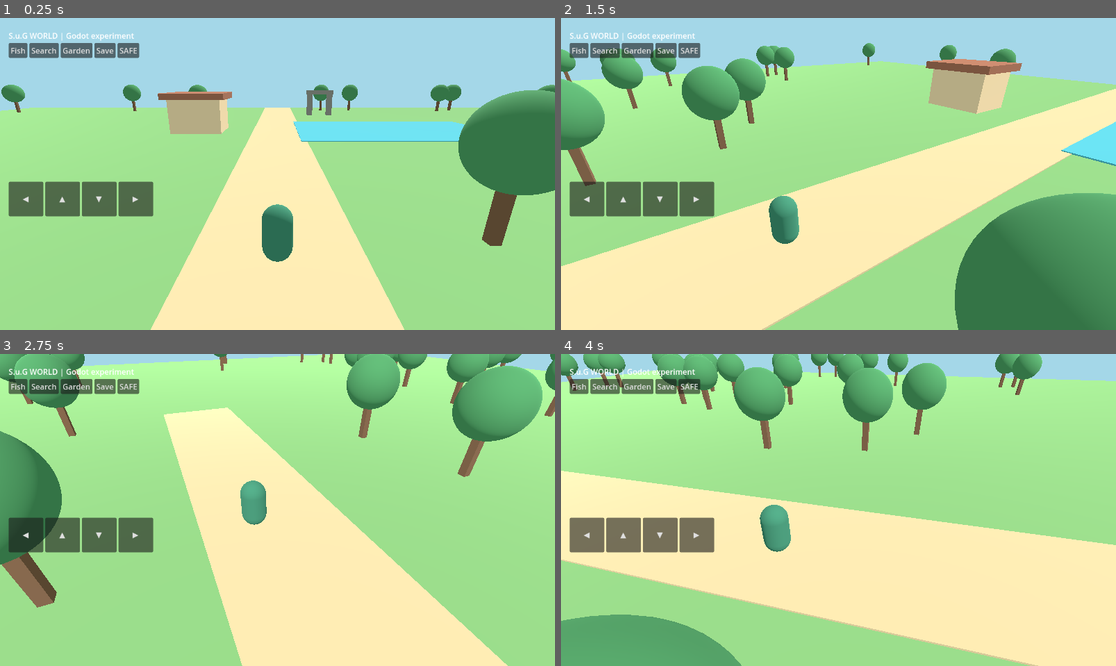
Above: before the commit, frames 1-4 (two rows, left to right).
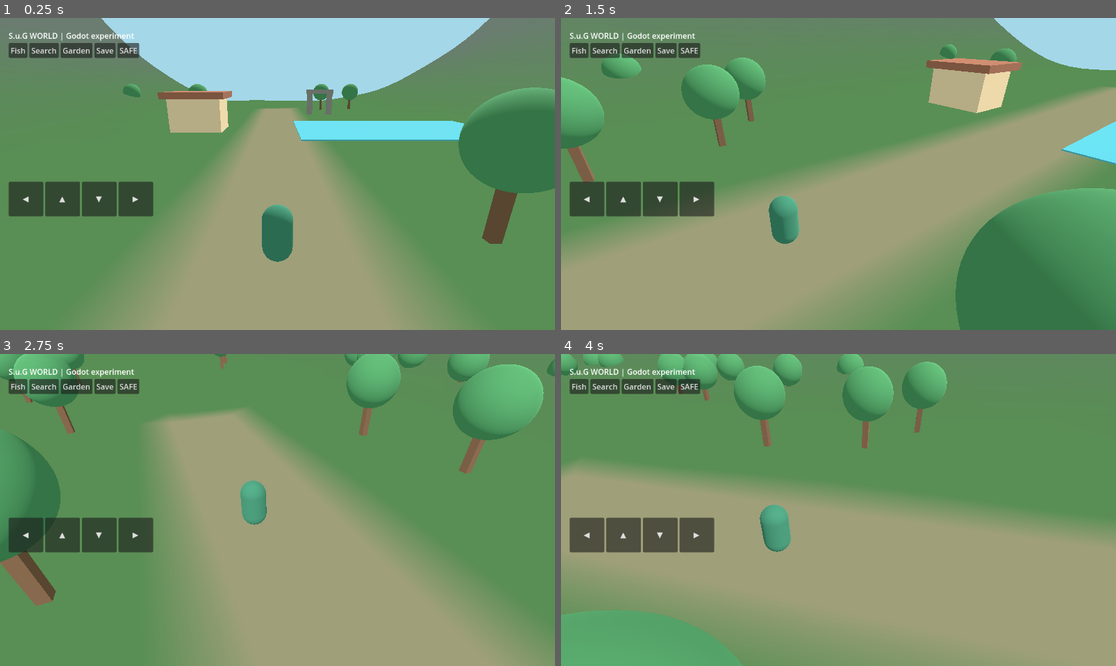
Above: after the commit, the same moments.

Repository: koji06ochi-ship-it/SUG-WORLD-3D
Game: Godot game, scene res://main.tscn
Same seed, same stepped clock (60 frames per second), same inputs: the game is played once before the commit and once after it.
Inputs (mouse positions are in pixels of both pictures, inside the frame that each line leads up to):
- Up to frame 1 (0.25 s): no input
- Up to frame 2 (1.5 s): move the mouse to (960, 158) at 0.52 s; hold D 0.53-1.25 s; click (960, 158) at 0.67 s; drag from (727, 189) to (810, 236) at 1.27 s
- Up to frame 3 (2.75 s): move the mouse to (333, 441) at 2.02 s; hold D from 2.03 s (still down)
- Up to frame 4 (4 s): release D at 2.75 s; drag from (810, 572) to (672, 463) at 2.77 s; move the mouse to (1005, 556) at 3.52 s; hold A from 3.53 s (still down)

The runs differ from the first frame. In frame 1, 77% of the frame differs, in the area x 0-100%, y 0-100%; in frame 2, 78%; in frame 3, 87%; in frame 4, 88%.

Commit message:
Replace flat ground with real valley terrain mesh

Diff:
--- a/valley.gd
+++ b/valley.gd
@@ -60,8 +60,8 @@
     sun.rotation_degrees = Vector3(-50, -30, 0)
     sun.light_energy = 1.4
     add_child(sun)
-    _make_box("Ground", Vector3(0, -0.3, 0), Vector3(100, 0.6, 100), Color("#78a968"))
-    _make_box("Path", Vector3(0, 0.03, 17), Vector3(5, 0.06, 65), Color("#cbb589"))
+    WorldTerrain.create(self)
+    # Road is vertex-painted onto terrain.
     _make_box("Lake", Vector3(-12, 0.07, 22), Vector3(20, 0.08, 12), Color("#4cabb9"))
     _make_box("Cottage", Vector3(8, 1.6, 22), Vector3(5, 3.2, 4), Color("#e5c69b"))
     _make_box("Roof", Vector3(8, 3.5, 22), Vector3(6, 0.6, 5), Color("#9b624b"))
